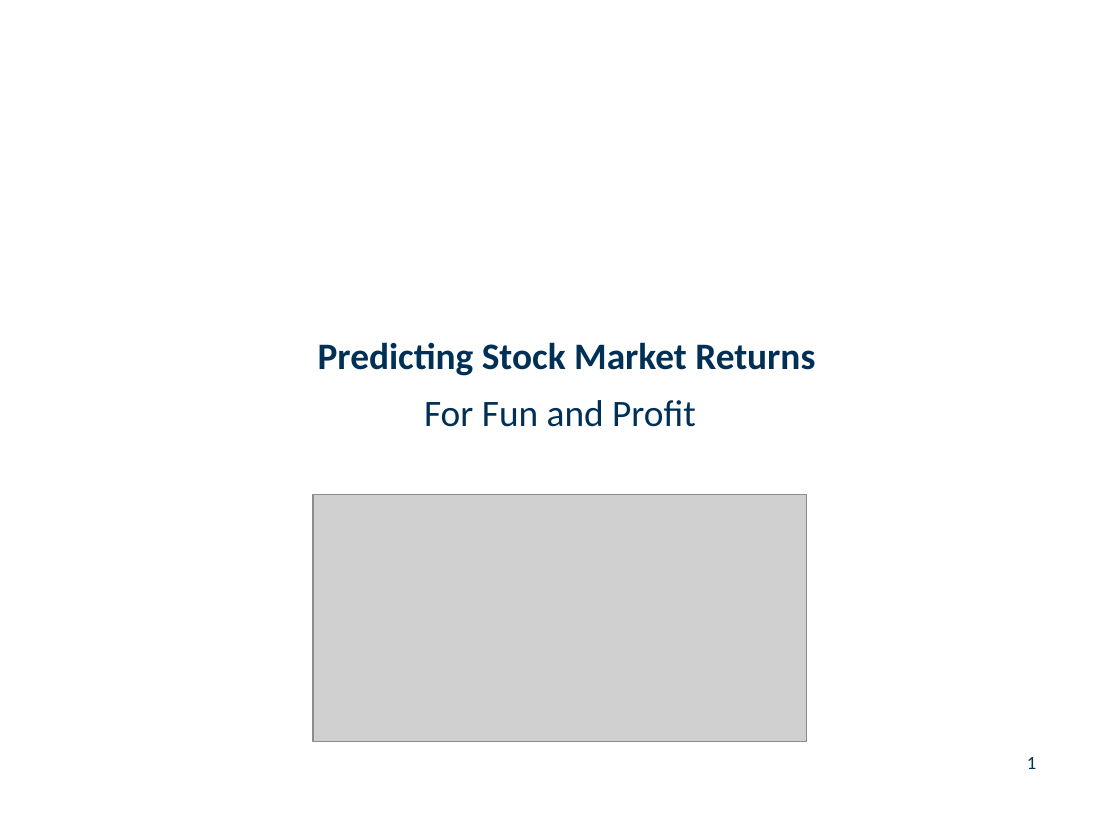
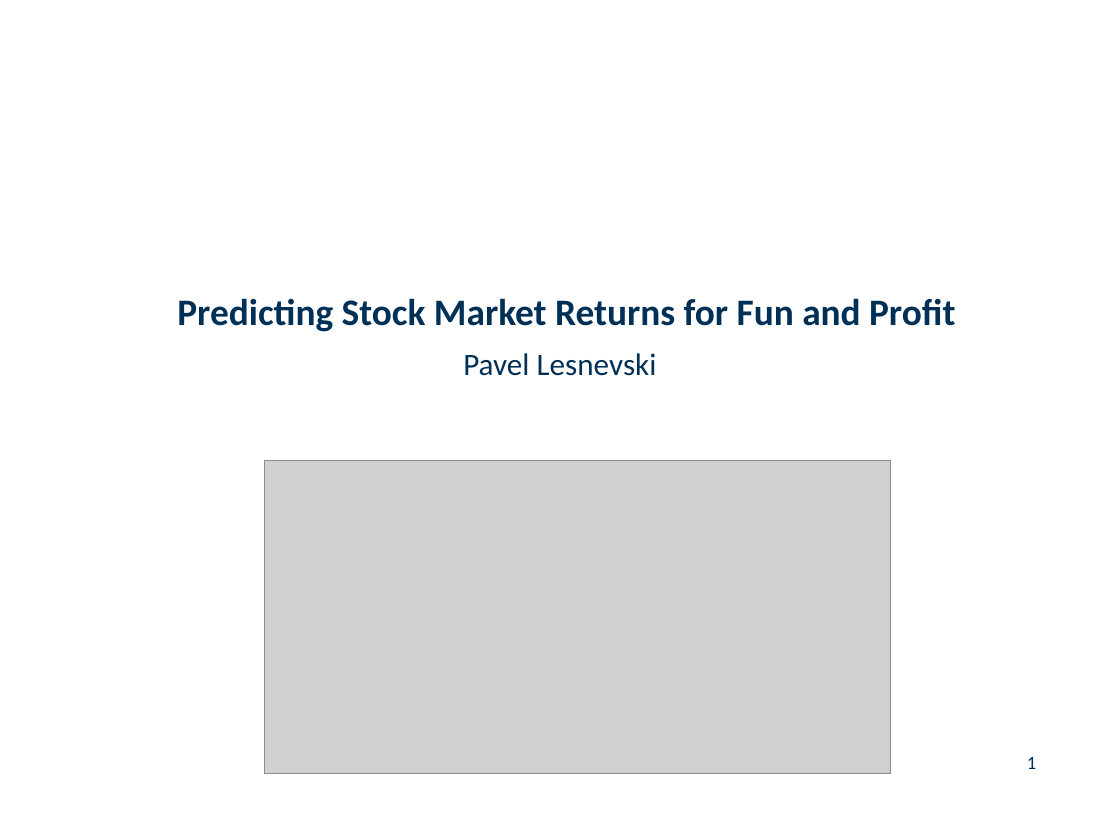
Before and after one commit to paveles/Machine_Learning_and_Equity_Index_Returns, a slide deck: slide 1 of reports/MachineLearning_StockMarketReturns_short.pptx. Drawn at 1120x840 pixels with LibreOffice and Linux fonts; fonts in the diff are those of the drawing; grey boxes stand for pictures; background and template pictures are left out. Boxes give left, top, right and bottom in pixels: in the first picture for what was removed or moved away, otherwise in the second. Text is boxed around its words. In the diff, an @@ line names an element or a change of style, - is before the commit and + after.

```diff
--- a/reports/MachineLearning_StockMarketReturns_short.pptx
+++ b/reports/MachineLearning_StockMarketReturns_short.pptx
@@ title at box(177, 298, 955, 332): text changed @@
-Predicting Stock Market Returns
+Predicting Stock Market Returns for Fun and Profit
@@ subtitle at box(463, 353, 657, 376): text changed; size 24 to 20 pt @@
-For Fun and Profit
+Pavel Lesnevski
@@ picture: place and size @@
-picture at box(314, 494, 808, 740)
+picture at box(264, 460, 890, 774)
```
Also in this commit, not shown: 5 other slides changed, 3 slides added, 1 slide removed, 2 other files.
